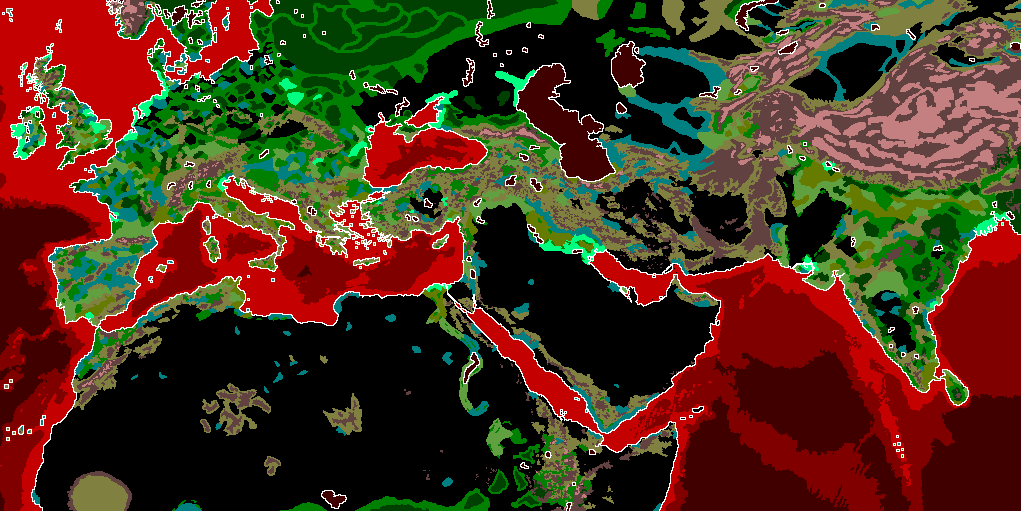
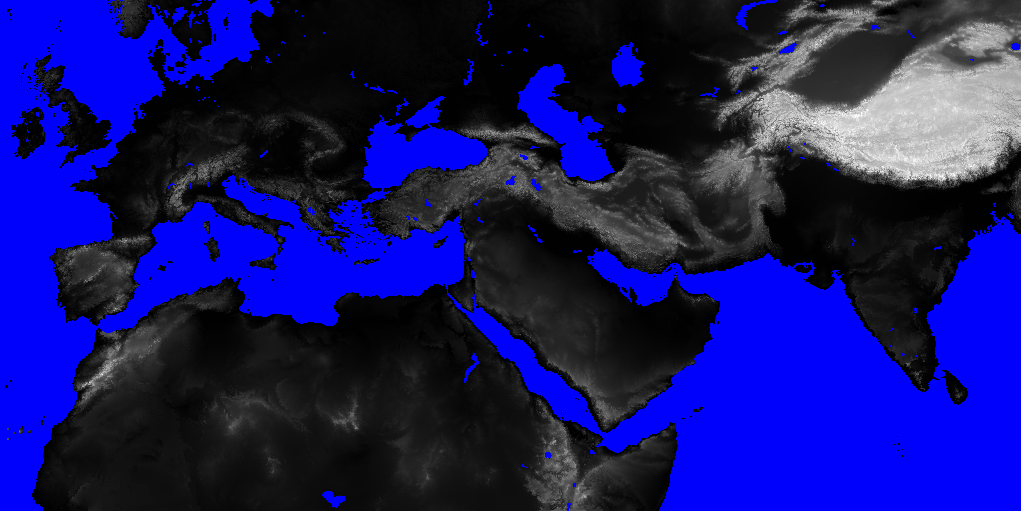
Comparing the layer stacks of the two 1021×511 images. Changes:
showed "map_heights", painted on it over (0, 0, 1021, 511)
painted on "map_ground_types" over (386, 241, 393, 247)
